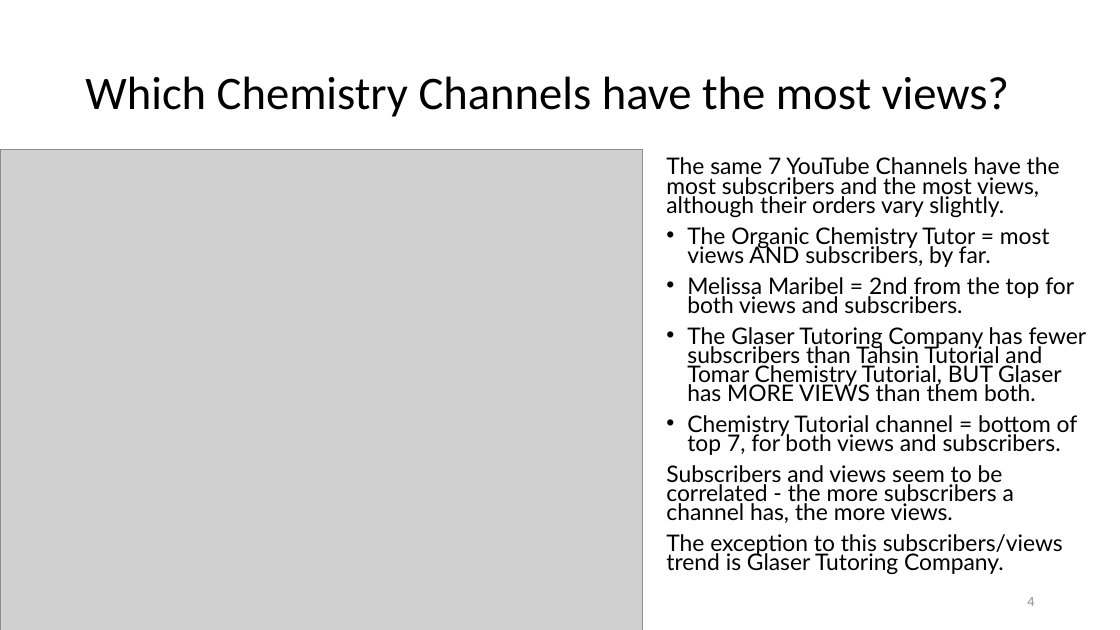
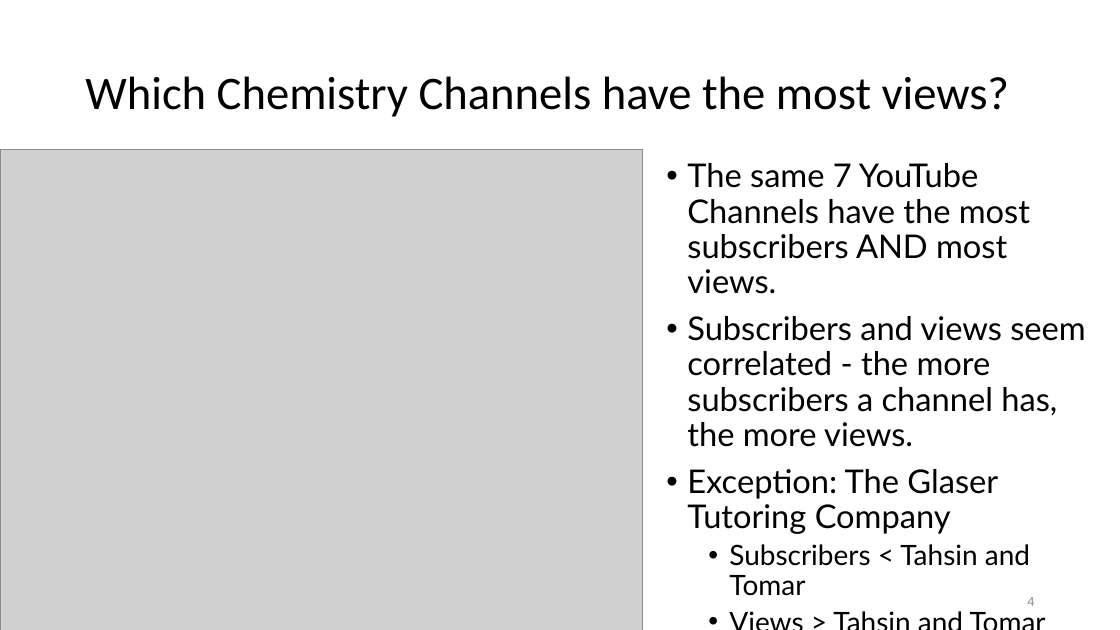
Before and after one commit to andilore/chemistry-youtube-videos, a slide deck: slide 4 of Top Chemistry-Related Youtube Channels.pptx. Drawn at 1120x630 pixels with LibreOffice and Linux fonts; fonts in the diff are those of the drawing; grey boxes stand for pictures. Boxes give left, top, right and bottom in pixels: in the first picture for what was removed or moved away, otherwise in the second. Text is boxed around its words. In the diff, an @@ line names an element or a change of style, - is before the commit and + after.

```diff
--- a/Top Chemistry-Related Youtube Channels.pptx
+++ b/Top Chemistry-Related Youtube Channels.pptx
@@ text at bbox=[687, 163, 1085, 596]: text changed; size 19.6 to 28 pt @@
-The same 7 YouTube Channels have the most subscribers and the most views, although their orders vary slightly.
-• The Organic Chemistry Tutor = most views AND subscribers, by far.
-• Melissa Maribel = 2nd from the top for both views and subscribers.
-• The Glaser Tutoring Company has fewer subscribers than Tahsin Tutorial and Tomar Chemistry Tutorial, BUT Glaser has MORE VIEWS than them both.
-• Chemistry Tutorial channel = bottom of top 7, for both views and subscribers.
-Subscribers and views seem to be correlated - the more subscribers a channel has, the more views.
-The exception to this subscribers/views trend is Glaser Tutoring Company.
+• The same 7 YouTube Channels have the most subscribers AND most views.
+• Subscribers and views seem correlated - the more subscribers a channel has, the more views.
+• Exception: The Glaser Tutoring Company
+  • Subscribers < Tahsin and Tomar
+  • Views > Tahsin and Tomar
```
Also in this commit, not shown: 9 other slides changed.
